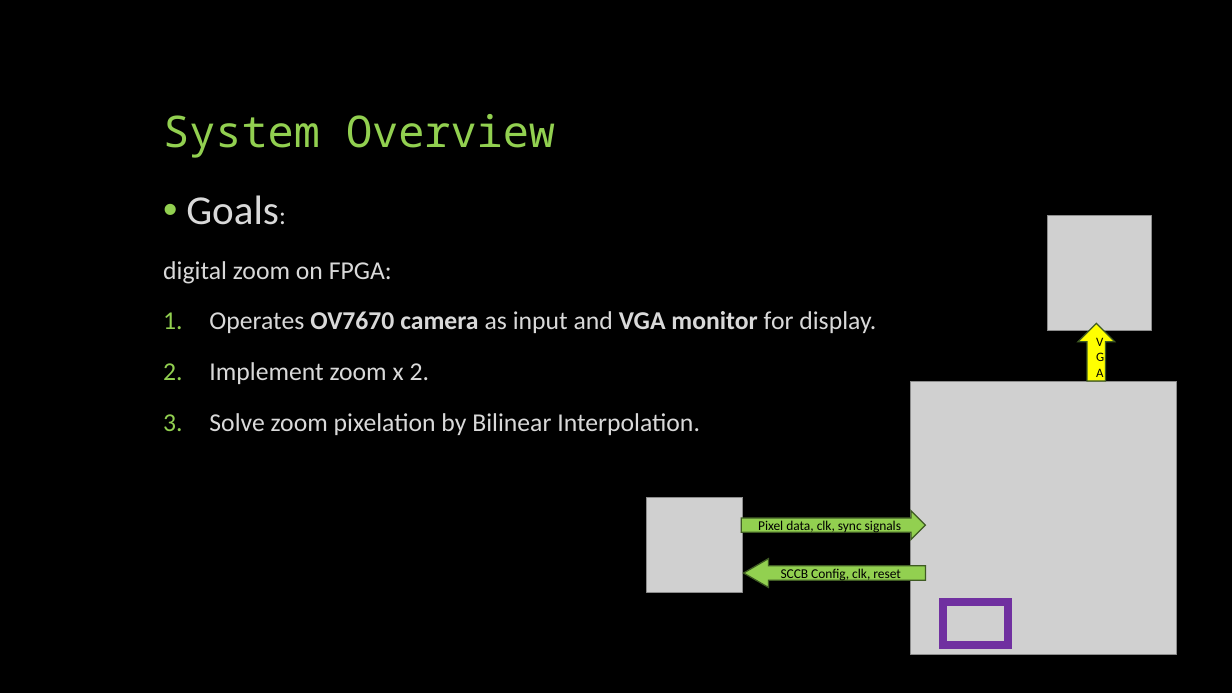
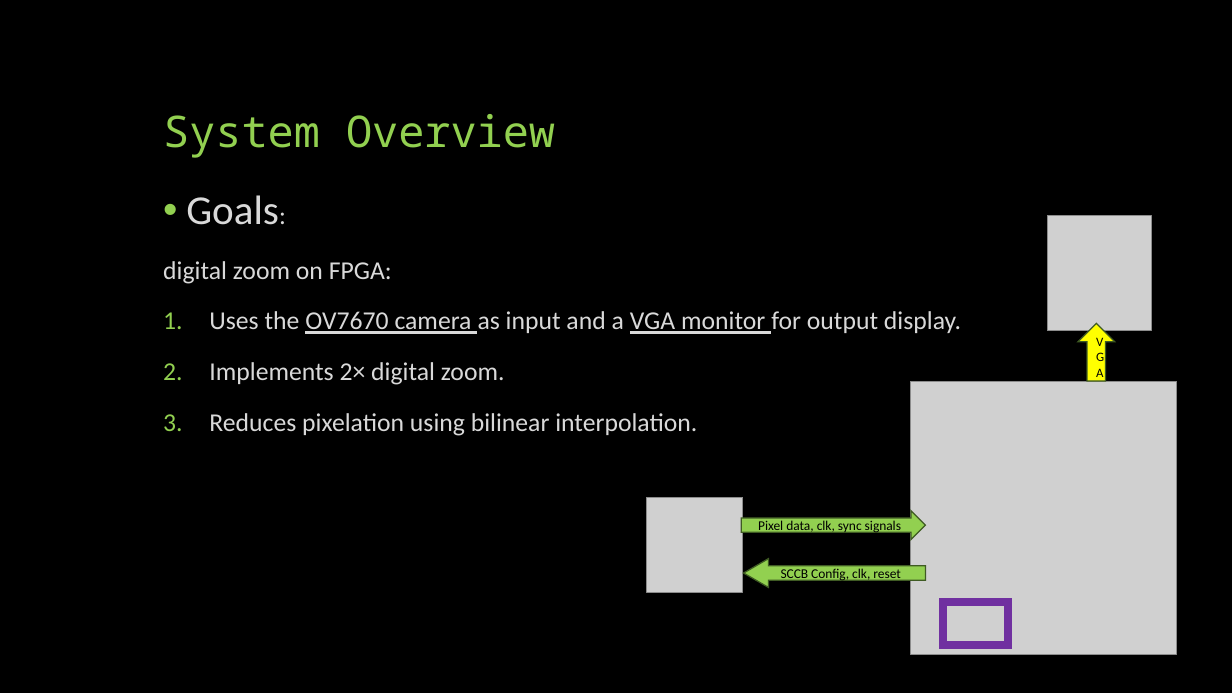
Before and after one commit to idowein/FPGA-image-interpolator, a slide deck: slide 3 of datasheets/Digital Zoom presentation.pptx. Drawn at 1232x693 pixels with LibreOffice and Linux fonts; fonts in the diff are those of the drawing; grey boxes stand for pictures. Boxes give left, top, right and bottom in pixels: in the first picture for what was removed or moved away, otherwise in the second. Text is boxed around its words. In the diff, an @@ line names an element or a change of style, - is before the commit and + after.

```diff
--- a/datasheets/Digital Zoom presentation.pptx
+++ b/datasheets/Digital Zoom presentation.pptx
@@ text at <box>209,311,961,436</box>: text changed @@
-1. Operates OV7670 camera as input and VGA monitor for display.
-2. Implement zoom x 2.
-3. Solve zoom pixelation by Bilinear Interpolation.
+1. Uses the OV7670 camera as input and a VGA monitor for output display.
+2. Implements 2× digital zoom.
+3. Reduces pixelation using bilinear interpolation.
```
Also in this commit, not shown: 17 other slides changed, 2 slides added, 6 slides removed, 2 other files.
